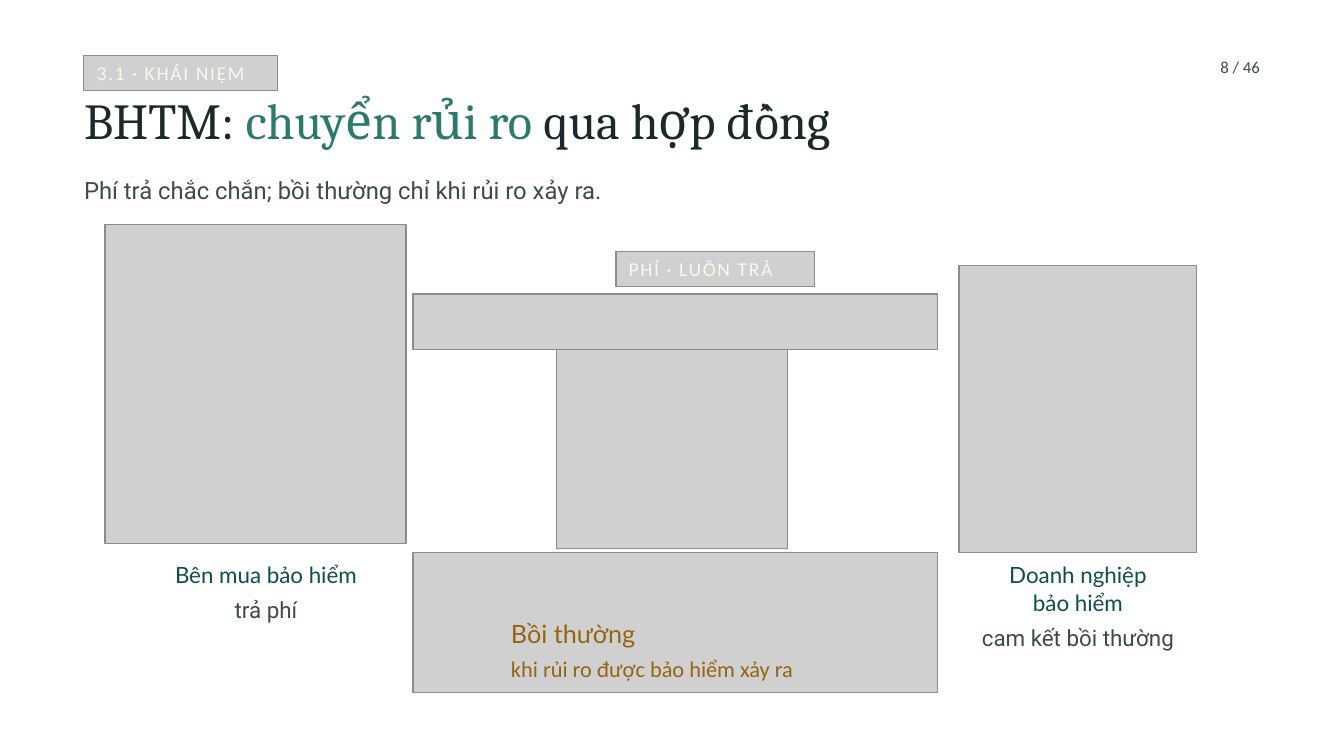
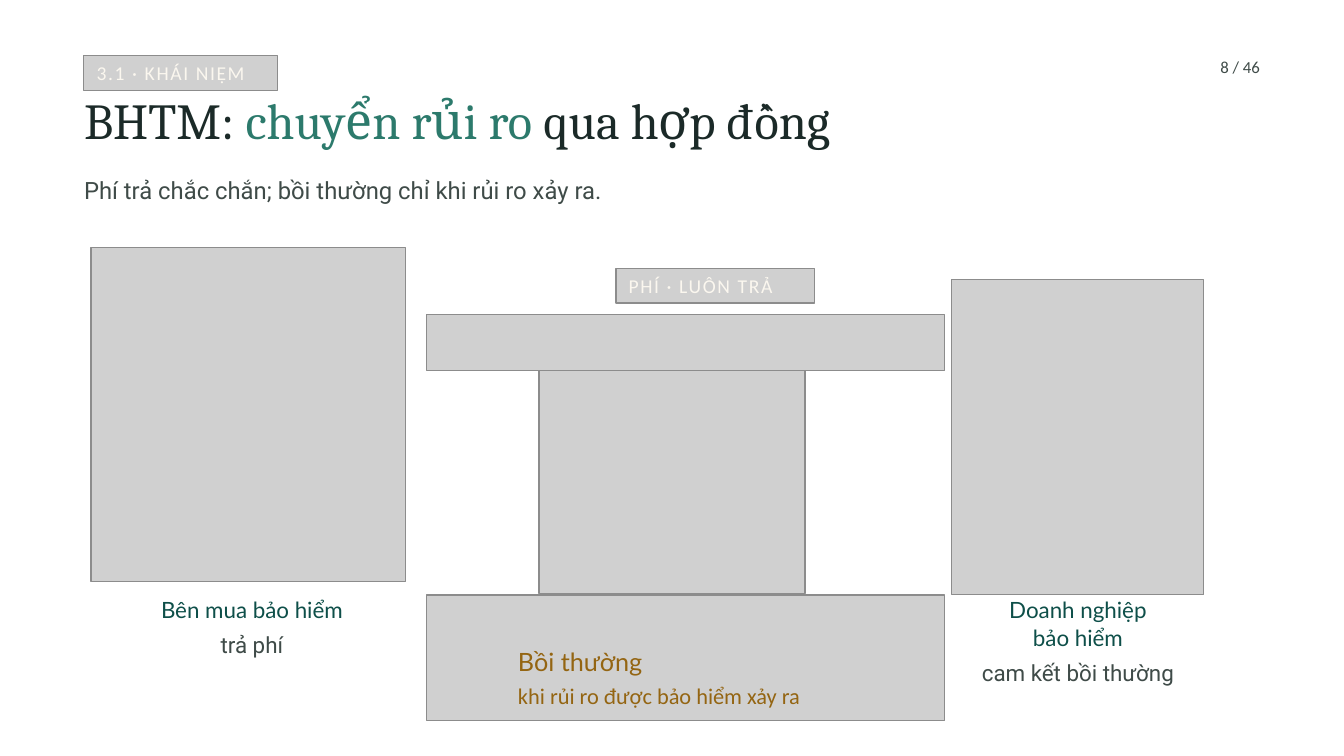
Before and after one commit to tranquanghaofake-dotcom/Law, a slide deck: slide 3 of docs/bai/ch3-bao-hiem-thuong-mai/mau-cong.pptx. Drawn at 1344x756 pixels with LibreOffice and Linux fonts; fonts in the diff are those of the drawing; grey boxes stand for pictures; background and template pictures are left out. Boxes give left, top, right and bottom in pixels: in the first picture for what was removed or moved away, otherwise in the second. Text is boxed around its words. In the diff, an @@ line names an element or a change of style, - is before the commit and + after.

```diff
--- a/docs/bai/ch3-bao-hiem-thuong-mai/mau-cong.pptx
+++ b/docs/bai/ch3-bao-hiem-thuong-mai/mau-cong.pptx
@@ picture: place and size @@
-picture at (105,225,406,544)
+picture at (91,248,405,582)
@@ picture: place and size @@
-picture at (616,252,815,286)
+picture at (616,269,815,303)
@@ text "PHÍ · LUÔN TRẢ": place and size @@
-text "PHÍ · LUÔN TRẢ" at (629,260,773,276)
+text "PHÍ · LUÔN TRẢ" at (629,277,773,293)
@@ picture: place and size @@
-picture at (959,266,1197,554)
+picture at (952,280,1204,595)
@@ picture: place and size @@
-picture at (413,294,939,351)
+picture at (427,315,946,371)
@@ picture: place and size @@
-picture at (557,327,787,549)
+picture at (539,338,806,594)
@@ text "Bên mua bảo hiểm": place and size @@
-text "Bên mua bảo hiểm" at (175,564,357,583)
+text "Bên mua bảo hiểm" at (161,599,343,618)
@@ picture: place and size @@
-picture at (413,554,939,694)
+picture at (427,595,946,721)
@@ text "Doanh nghiệp": place and size @@
-text "Doanh nghiệp" at (1009,566,1146,611)
+text "Doanh nghiệp" at (1009,601,1146,646)
@@ text "trả phí": place and size @@
-text "trả phí" at (235,600,297,623)
+text "trả phí" at (221,635,283,658)
@@ text "Bồi thường": place and size @@
-text "Bồi thường" at (511,623,635,648)
+text "Bồi thường" at (518,651,642,676)
@@ text "cam kết bồi thường": place and size @@
-text "cam kết bồi thường" at (982,627,1174,651)
+text "cam kết bồi thường" at (982,662,1174,686)
@@ text "khi rủi ro được bảo ...": place and size @@
-text "khi rủi ro được bảo ..." at (511,659,793,681)
+text "khi rủi ro được bảo ..." at (518,686,800,708)
```
Also in this commit, not shown: 4 other slides changed, 21 other files.
